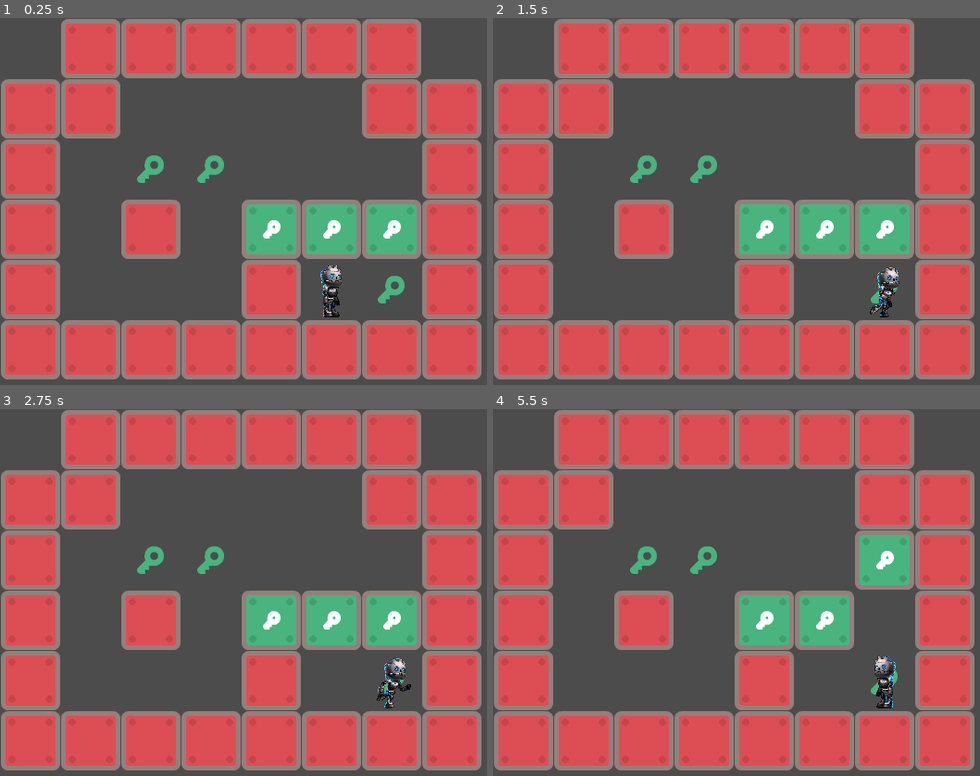
Above: before the commit, frames 1-4 (two rows, left to right).
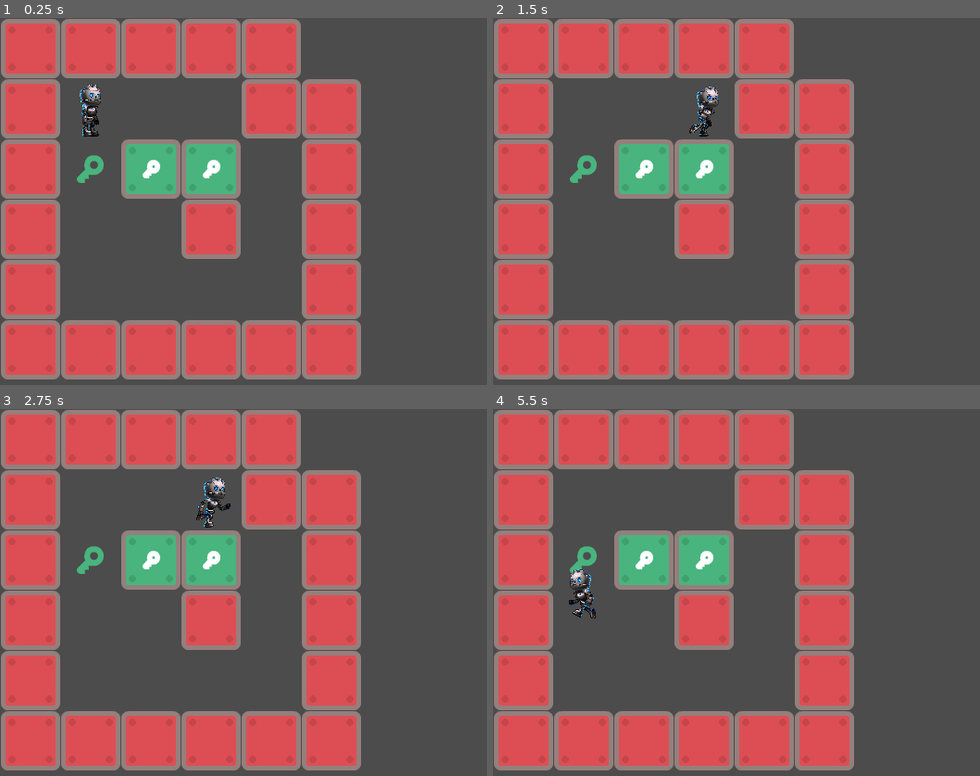
Above: after the commit, the same moments.

Repository: giabao/godot-block
Game: Godot game, scene res://GameMain.tscn
Two runs of this game, one before a commit and one after it. Both use one fixed random seed, a clock stepped at 60 frames per second and the inputs below.
Inputs:
- Up to frame 1 (0.25 s): no input
- Up to frame 2 (1.5 s): hold Right (move_right) 0.53-1.28 s; hold Down (move_down) from 1.28 s (still down)
- Up to frame 3 (2.75 s): release Down (move_down) at 2.03 s; hold Right (move_right) from 2.03 s (still down)
- Up to frame 4 (5.5 s): release Right (move_right) at 2.78 s; hold Up (move_up) 2.78-3.53 s; hold Left (move_left) 3.53-5.03 s; hold Down (move_down) from 5.03 s (still down)

The runs differ from the first frame. In frame 1, 44% of the frame differs, in the area x 0-99%, y 0-99%; in frame 2, 45%; in frame 3, 45%; in frame 4, 45%.

Commit message:
levels

Diff:
--- a/GameData.gd
+++ b/GameData.gd
@@ -7,40 +7,14 @@
 const CellSize = Vector2(64, 64)
 const Padding = Vector2(1, 1)
 
-# const levels := [
-# {
-# 	map = [
-# 		[0,1,1,1,1,1,1,0],
-# 		[1,1,0,0,0,0,1,1],
-# 		[1,0,2,2,0,0,0,1],
-# 		[1,0,1,0,0,0,0,1],
-# 		[1,0,0,0,1,0,2,1],
-# 		[1,1,1,1,1,1,1,1],
-# 	],
-# 	blocks = [
-# 		[4,3], [5,3], [6,3]
-# 	],
-# 	player = [5,4]
-# },
-# ]
-# Values are in enum CellType
-const map: Array = [
-	[0,1,1,1,1,1,1,0],
-	[1,1,0,0,0,0,1,1],
-	[1,0,2,2,0,0,0,1],
-	[1,0,1,0,0,0,0,1],
-	[1,0,0,0,1,0,2,1],
-	[1,1,1,1,1,1,1,1],
-]
 
-var blocks: Array = [ # Vector2i
-	Vector2(4,3), Vector2(5,3), Vector2(6,3)
-]
-const playerPos = Vector2(5,4) # Vector2i
+var map: Array
+var blocks: Array # array of Vector2i
+var playerPos: Vector2 # Vector2i
+var _mapRect: Rect2
 
-var mapRect = Rect2(Vector2.ZERO, Vector2(map[0].size(), map.size()))
 func cellTypeAt(p: Vector2) -> int: # -> CellType
-	if mapRect.has_point(p):
+	if _mapRect.has_point(p):
 		return map[int(p.y)][int(p.x)]
 	return CellType.ILLEGAL
 
--- /dev/null
+++ b/GameLevels.gd
@@ -0,0 +1,45 @@
+class_name GameLevels
+
+const levels := [
+{   # Values are in enum CellType
+	map = [
+		[1,1,1,1,1,0],
+		[1,0,0,0,1,1],
+		[1,2,0,2,0,1],
+		[1,0,0,1,0,1],
+		[1,0,0,0,0,1],
+		[1,1,1,1,1,1],
+	],
+	blocks = [
+		[2,2], [3,2]
+	],
+	player = [1,1]
+},
+{   # Values are in enum CellType
+	map = [
+		[0,1,1,1,1,1,1,0],
+		[1,1,0,0,0,0,1,1],
+		[1,0,2,2,0,0,0,1],
+		[1,0,1,0,0,0,0,1],
+		[1,0,0,0,1,0,2,1],
+		[1,1,1,1,1,1,1,1],
+	],
+	blocks = [
+		[4,3], [5,3], [6,3]
+	],
+	player = [5,4]
+},
+]
+
+static func data(level: int) -> GameData:
+	var g = GameData.new()
+	var data = levels[level]
+	g.map = data.map
+	g.blocks = []
+	for b in data.blocks:
+		g.blocks += [Vector2(b[0], b[1])]
+	g.playerPos = Vector2(data.player[0], data.player[1])
+
+	g._mapRect = Rect2(Vector2.ZERO, Vector2(g.map[0].size(), g.map.size()))
+
+	return g
--- a/GameMap.gd
+++ b/GameMap.gd
@@ -7,7 +7,7 @@
 const PlayerScene = preload("res://player/player.tscn")
 
 const CellType = GameData.CellType
-var g = GameData.new()
+var g = GameLevels.data(0)
 
 var targetCount = g.countTargets()
 var targetMatched: int = g.countMatchedTargets()
--- a/project.godot
+++ b/project.godot
@@ -23,6 +23,11 @@
 "class": "GameData",
 "language": "GDScript",
 "path": "res://GameData.gd"
+}, {
+"base": "Reference",
+"class": "GameLevels",
+"language": "GDScript",
+"path": "res://GameLevels.gd"
 }, {
 "base": "Node2D",
 "class": "GameMap",
@@ -73,6 +78,7 @@
 "Block": "",
 "BlockMoving": "",
 "GameData": "",
+"GameLevels": "",
 "GameMap": "",
 "Movable": "",
 "Player": "",
